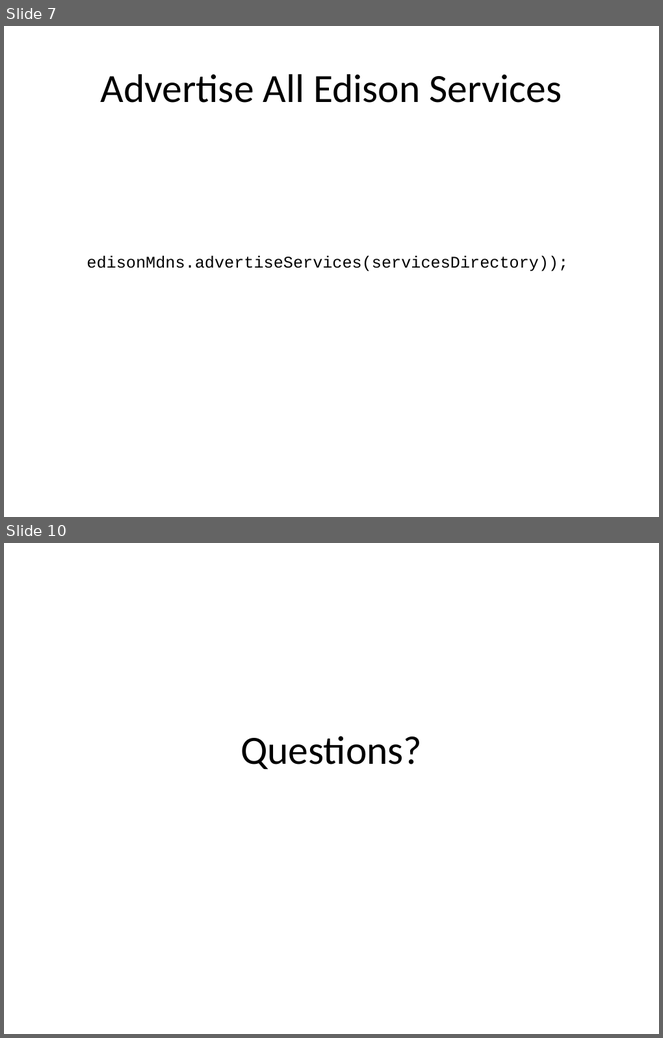
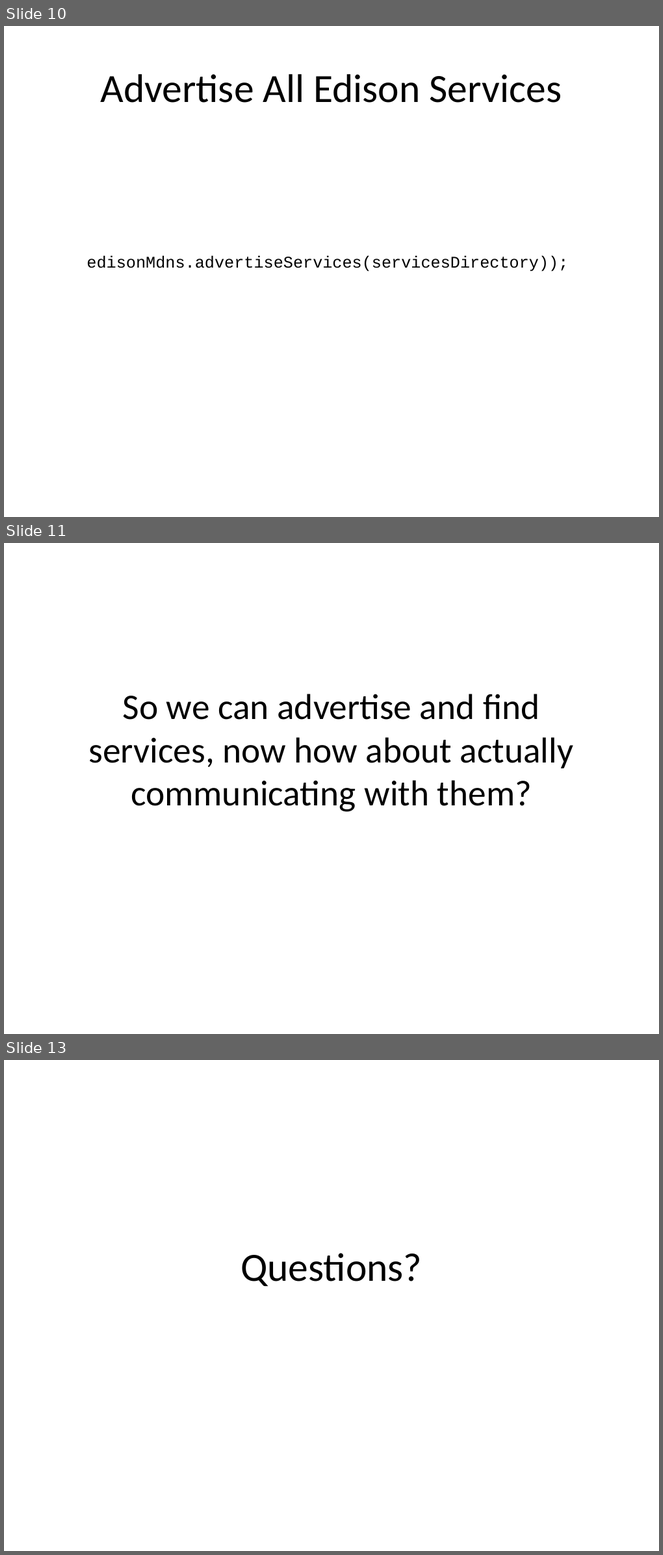
Before and after one commit to intel-iot-devkit/iotkit-comm-c, a slide deck: docs/tutorials/overview.pptx. Shown one above the other, each under a label of ours: slides 7 and 10 before the commit, slides 10, 11 and 13 after it; the slides between them are not shown. The pictures are 663x1038 and 663x1555 pixels, drawn with LibreOffice and Linux fonts; fonts in the diff are those of the drawing. Boxes give left, top, right and bottom in pixels: in the first picture for what was removed or moved away, otherwise in the second. Text is boxed around its words. In the diff, an @@ line names an element or a change of style, - is before the commit and + after.

```diff
--- a/docs/tutorials/overview.pptx
+++ b/docs/tutorials/overview.pptx
@@ slide 11 added at bbox=[4, 543, 659, 1034], background #FFFFFF @@
@@ title added at bbox=[89, 694, 574, 812], 39.6 pt, text #000000 @@
+So we can advertise and find services, now how about actually communicating with them?
@@ what was slide 7 is now slide 10 @@
@@ what was slide 10 is now slide 13 @@
```
Also in this commit, not shown: 4 slides changed, 3 other slides added, 1 slide removed, 1 other file.
